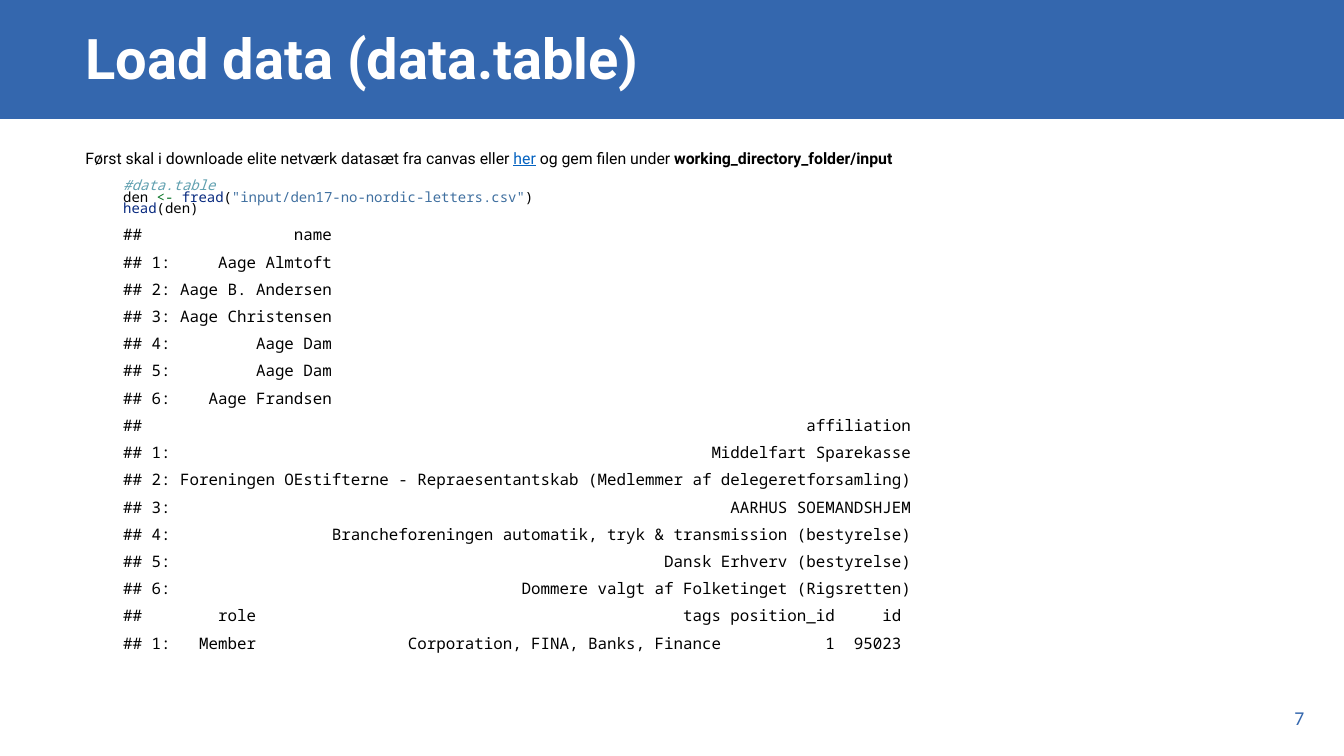
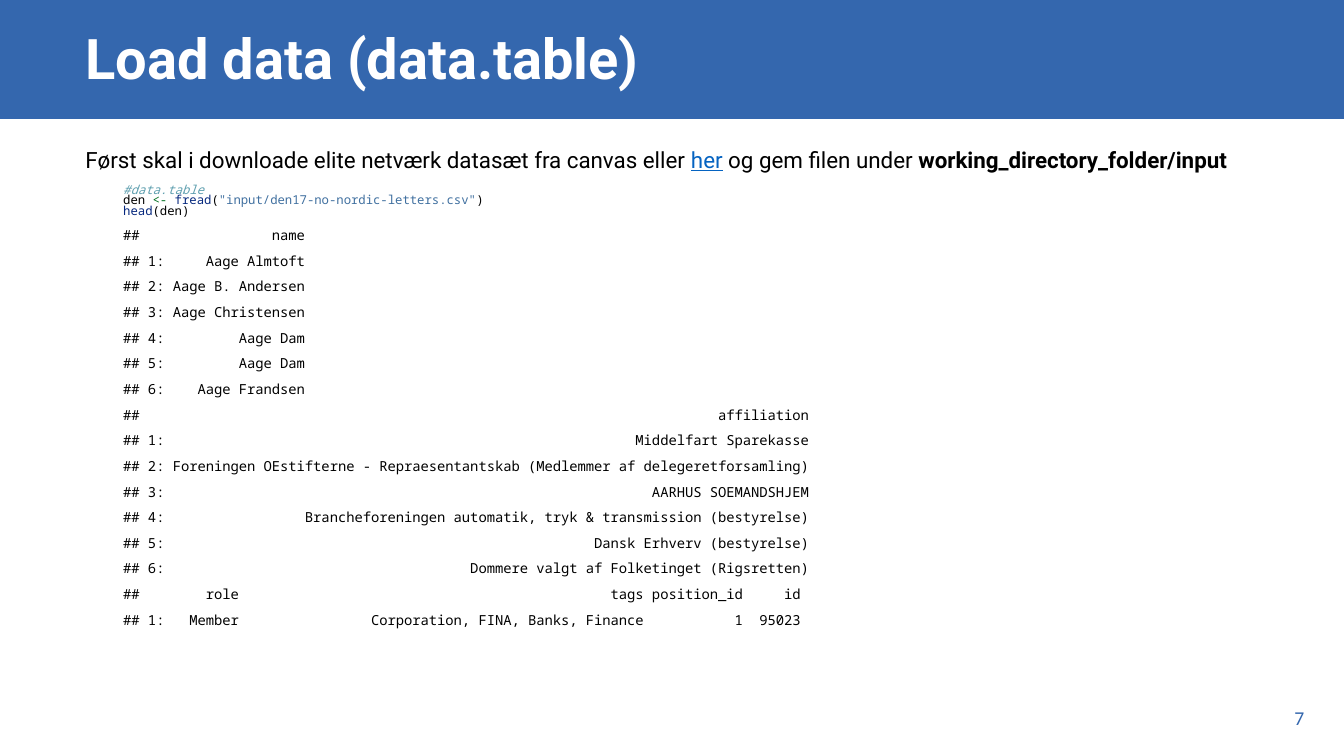
Before and after one commit to GamerdingerA/agamerdinger, a slide deck: slide 7 of content/teaching/virksomhedsstrategi/lektion01/lektion01-powerpoint.pptx. Drawn at 1344x756 pixels with LibreOffice and Linux fonts; fonts in the diff are those of the drawing. Boxes give left, top, right and bottom in pixels: in the first picture for what was removed or moved away, otherwise in the second. Text is boxed around its words. In the diff, an @@ line names an element or a change of style, - is before the commit and + after.

```diff
--- a/content/teaching/virksomhedsstrategi/lektion01/lektion01-powerpoint.pptx
+++ b/content/teaching/virksomhedsstrategi/lektion01/lektion01-powerpoint.pptx
@@ text "Først skal i downloade elite ..." at (85, 151, 1226, 629): size 11.2 to 16 pt in "Først skal i downloade elite netværk datasæt ..."; size 10 to 8.8 pt in "#data.table den <- fread("input/den17-no-nordic-letters.csv" ..."; size 11.2 to 9.9 pt in "## name ## 1: Aage Almtoft ## ..." @@
```
Also in this commit, not shown: 3 other slides changed, 1 other file.
